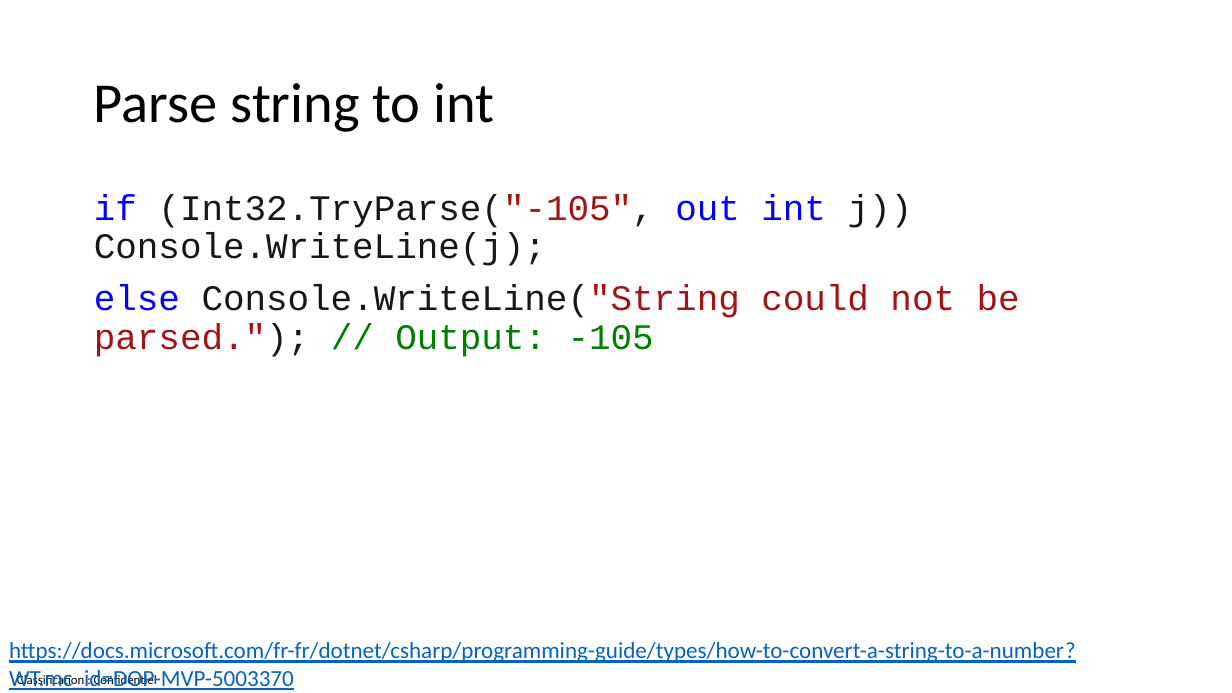
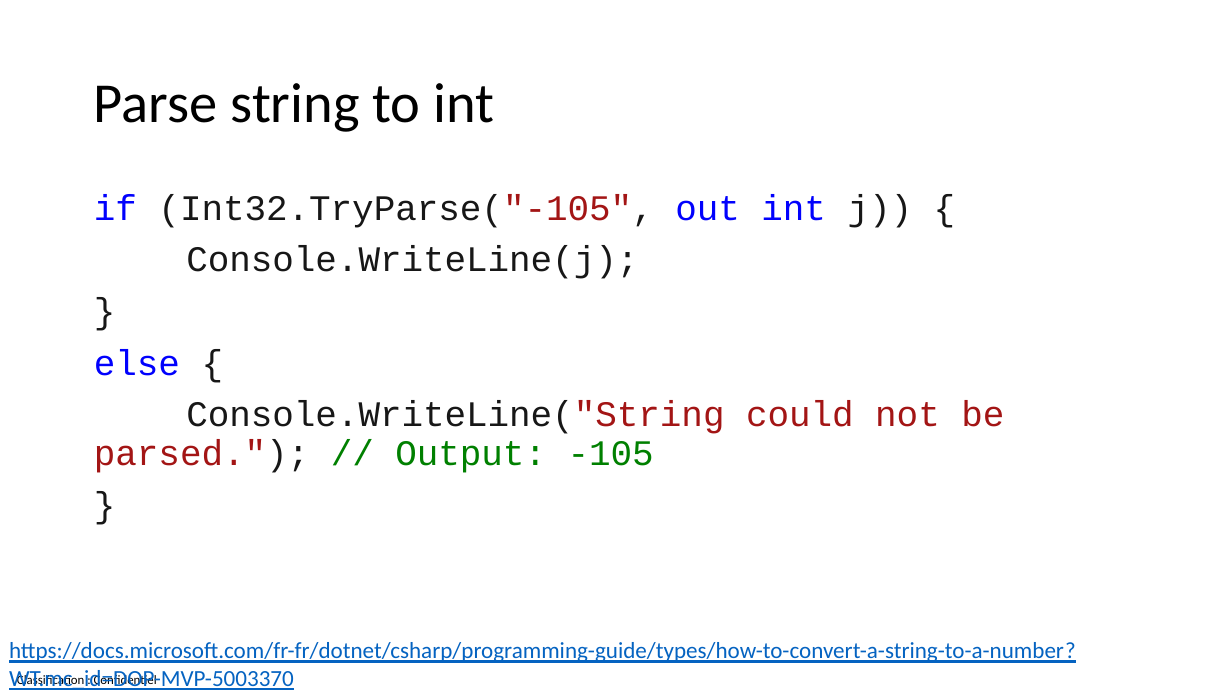
Before and after one commit to guillaume-chervet/course.dotnet, a slide deck: slide 59 of documentations/dotnet8.pptx. Drawn at 1232x693 pixels with LibreOffice and Linux fonts; fonts in the diff are those of the drawing. Boxes give left, top, right and bottom in pixels: in the first picture for what was removed or moved away, otherwise in the second. Text is boxed around its words. In the diff, an @@ line names an element or a change of style, - is before the commit and + after.

```diff
--- a/documentations/dotnet8.pptx
+++ b/documentations/dotnet8.pptx
@@ text at (x1=94, y1=194, x2=1004, y2=473): text changed @@
-if (Int32.TryParse("-105", out int j)) Console.WriteLine(j);
-else Console.WriteLine("String could not be parsed."); // Output: -105
+if (Int32.TryParse("-105", out int j)) {
+Console.WriteLine(j);
+}
+else {
+Console.WriteLine("String could not be parsed."); // Output: -105
+}
```
Also in this commit, not shown: 11 other slides changed.
